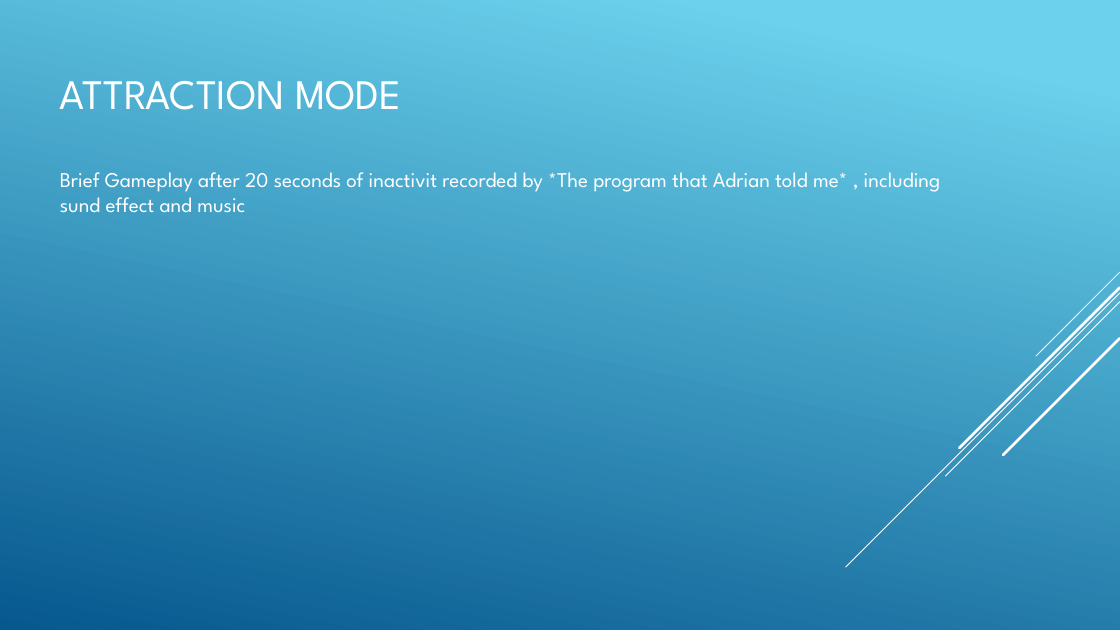
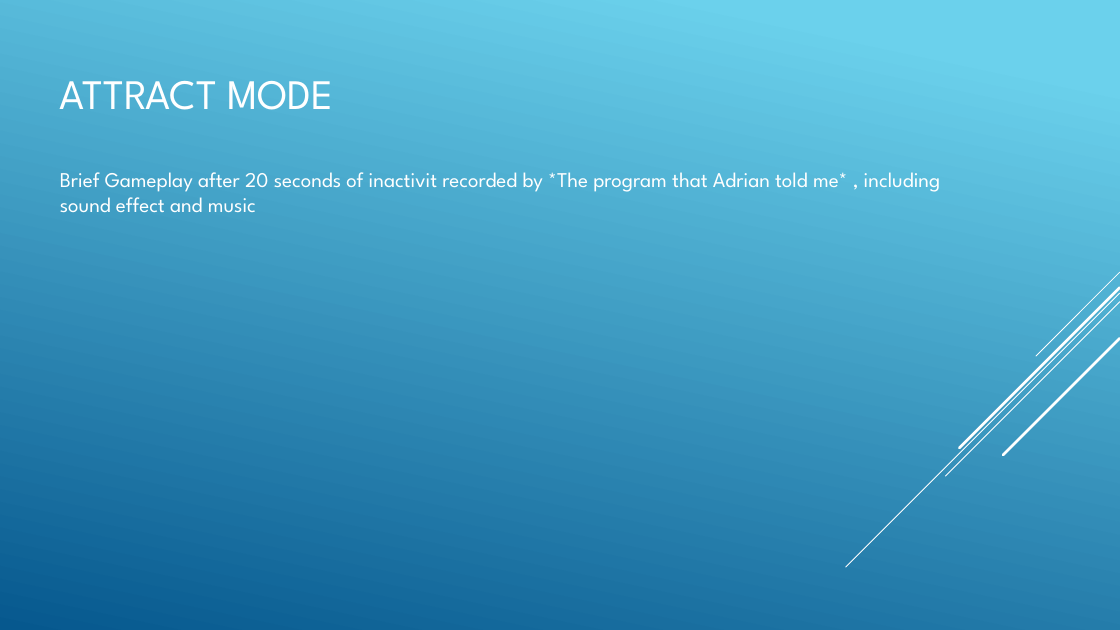
Before and after one commit to kakol20/HFG, a slide deck: slide 5 of Portfolio Project.pptx. Drawn at 1120x630 pixels with LibreOffice and Linux fonts; fonts in the diff are those of the drawing. Boxes give left, top, right and bottom in pixels: in the first picture for what was removed or moved away, otherwise in the second. Text is boxed around its words. In the diff, an @@ line names an element or a change of style, - is before the commit and + after.

Commit message:
Spelling & Grammar

```diff
--- a/Portfolio Project.pptx
+++ b/Portfolio Project.pptx
@@ title at [60, 81, 334, 110]: text changed @@
-ATTRACTION MODE
+ATTRACT MODE
@@ text at [60, 172, 941, 212]: text changed @@
-Brief Gameplay after 20 seconds of inactivit recorded by *The program that Adrian told me* , including sund effect and music
+Brief Gameplay after 20 seconds of inactivit recorded by *The program that Adrian told me* , including sound effect and music
```
Also in this commit, not shown: 2 other slides changed.
